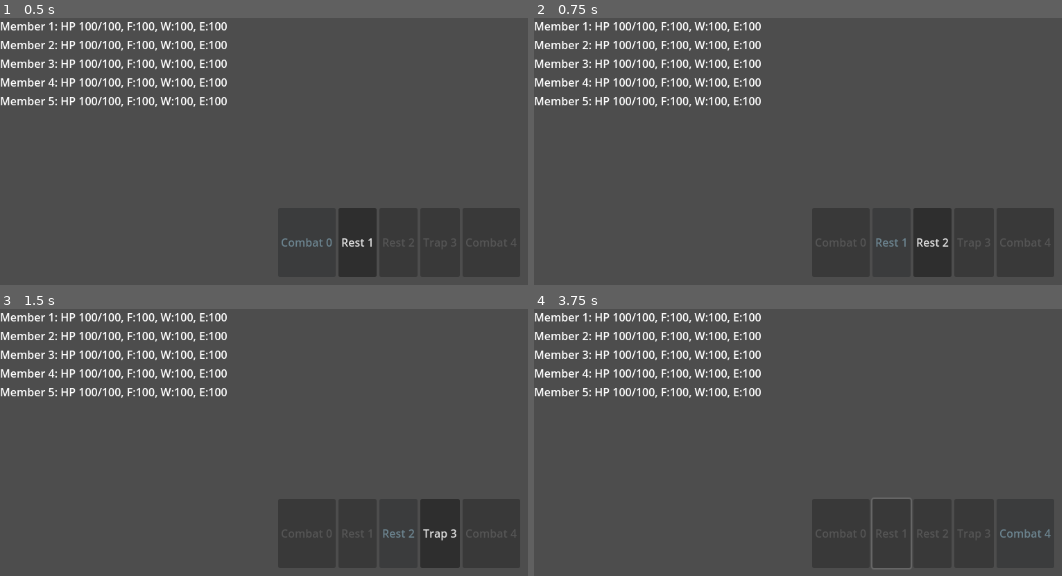
Above: before the commit, frames 1-4 (two rows, left to right).
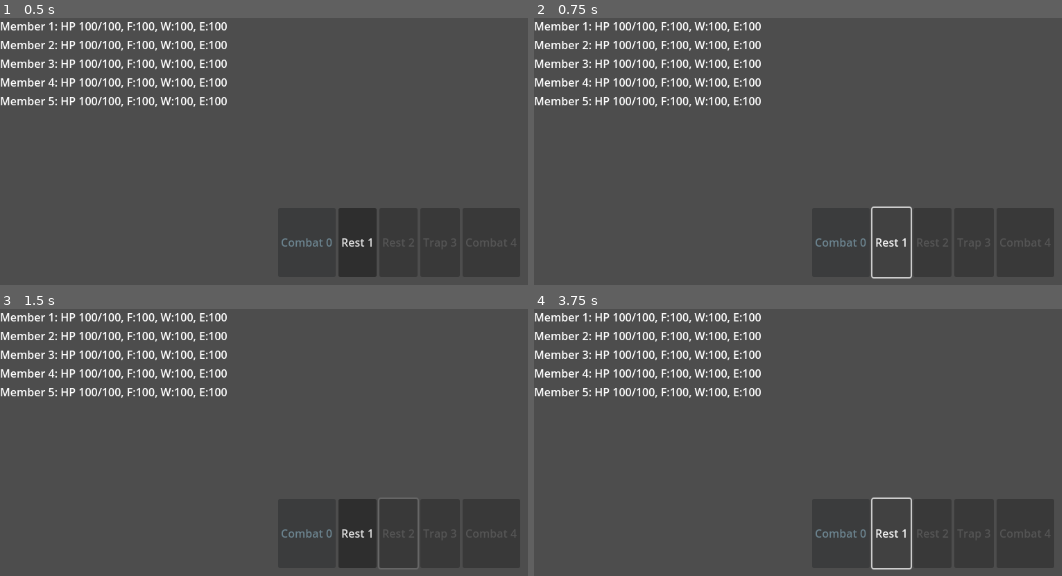
Above: after the commit, the same moments.

Repository: sxfoster/auto-battler
Game: Godot game, scene res://scenes/DungeonMap.tscn
Two runs of this game, one before a commit and one after it. Both use one fixed random seed, a clock stepped at 60 frames per second and the inputs below. This scene is started directly instead of the project's main scene.
Inputs (mouse positions are in pixels of both pictures, inside the frame that each line leads up to):
- Up to frame 1 (0.5 s): no input
- Up to frame 2 (0.75 s): click "Rest 1" at 0.5 s
- Up to frame 3 (1.5 s): click (396, 533) at 1.25 s, where only the run before the commit has a clickable "Rest 2"
- Up to frame 4 (3.75 s): click (972, 533) at 2 s, where only the run before the commit has a clickable "Trap 3"; click (1025, 533) at 2.75 s, where only the run before the commit has a clickable "Combat 4"; click (893, 533) at 3.5 s, where only the run after the commit has a clickable "Rest 1"

Frame 1 is identical in both runs. In frame 2, 0.6% of the frame differs, in the area x 53-79%, y 70-98%; in frame 3, 0.6%; in frame 4, 0.7%, in the area x 53-98%, y 70-98%.

Commit message:
Connect map node buttons to unified handler

Diff:
--- a/auto-battler/scripts/main/DungeonMapManager.gd
+++ b/auto-battler/scripts/main/DungeonMapManager.gd
@@ -100,8 +100,9 @@
     for node_data in map_nodes:
         var btn := Button.new()
         btn.text = node_data.type.capitalize() + " " + str(node_data.id)
-        # Connect button press to on_node_button_pressed with the node's ID
-        btn.pressed.connect(on_node_button_pressed.bind(node_data.id))
+        btn.name = "%sNode%d" % [node_data.type.capitalize(), node_data.id]
+        btn.set_meta("node_type", node_data.type)
+        btn.pressed.connect(_on_Node_pressed.bind(btn.name))
         nodes_container.add_child(btn)
         node_data.button_node = btn # Store reference to the button for easy access
 
@@ -164,6 +165,24 @@
             print("Invalid node selection or already visited: ", node_id)
     else:
         printerr("Node data not found for ID: ", node_id)
+
+## Unified handler for node button presses. Determines node type and informs GameManager.
+func _on_Node_pressed(name: String) -> void:
+    var node_type := ""
+    var button := nodes_container.get_node_or_null(name)
+    if button and button.has_meta("node_type"):
+        node_type = str(button.get_meta("node_type"))
+    else:
+        if name.begins_with("Combat"):
+            node_type = "combat"
+        elif name.begins_with("Rest"):
+            node_type = "rest"
+        else:
+            node_type = "loot"
+    if Engine.has_singleton("GameManager"):
+        var gm = Engine.get_singleton("GameManager")
+        if gm.has_method("on_node_selected"):
+            gm.on_node_selected(node_type)
 
 ## Handles the interaction logic based on the selected node's data.
 func handle_node_interaction(node_data: Dictionary) -> void:
